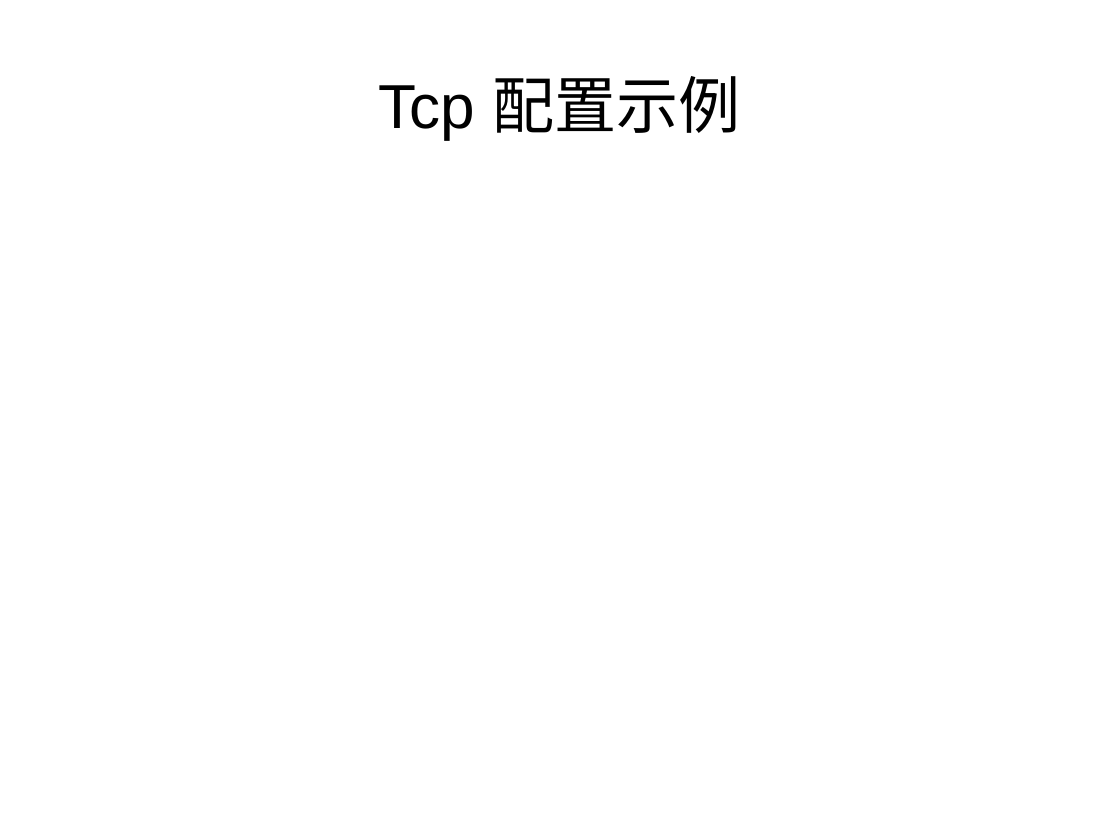
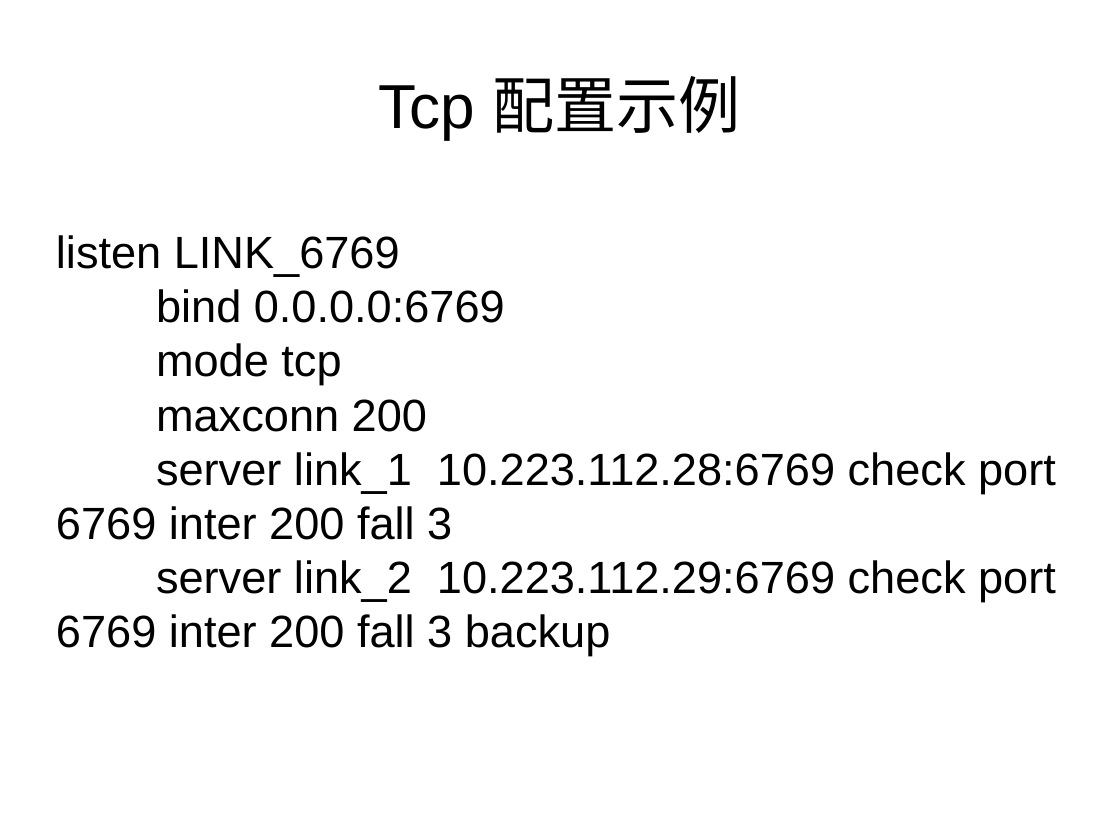
Before and after one commit to morro-wind/Tools, a slide deck: slide 20 of Basic environment.pptx (slide 15 before the commit). Drawn at 1120x840 pixels with LibreOffice and Linux fonts; fonts in the diff are those of the drawing. Boxes give left, top, right and bottom in pixels: in the first picture for what was removed or moved away, otherwise in the second. Text is boxed around its words. In the diff, an @@ line names an element or a change of style, - is before the commit and + after.

```diff
--- a/Basic environment.pptx
+++ b/Basic environment.pptx
@@ text added at (56,235,1056,656), 32 pt, text #000000 @@
+listen LINK_6769
+bind 0.0.0.0:6769
+mode tcp
+maxconn 200
+server link_1 10.223.112.28:6769 check port 6769 inter 200 fall 3
+server link_2 10.223.112.29:6769 check port 6769 inter 200 fall 3 backup
```
Also in this commit, not shown: 9 other slides changed, 7 slides added, 2 slides removed.
